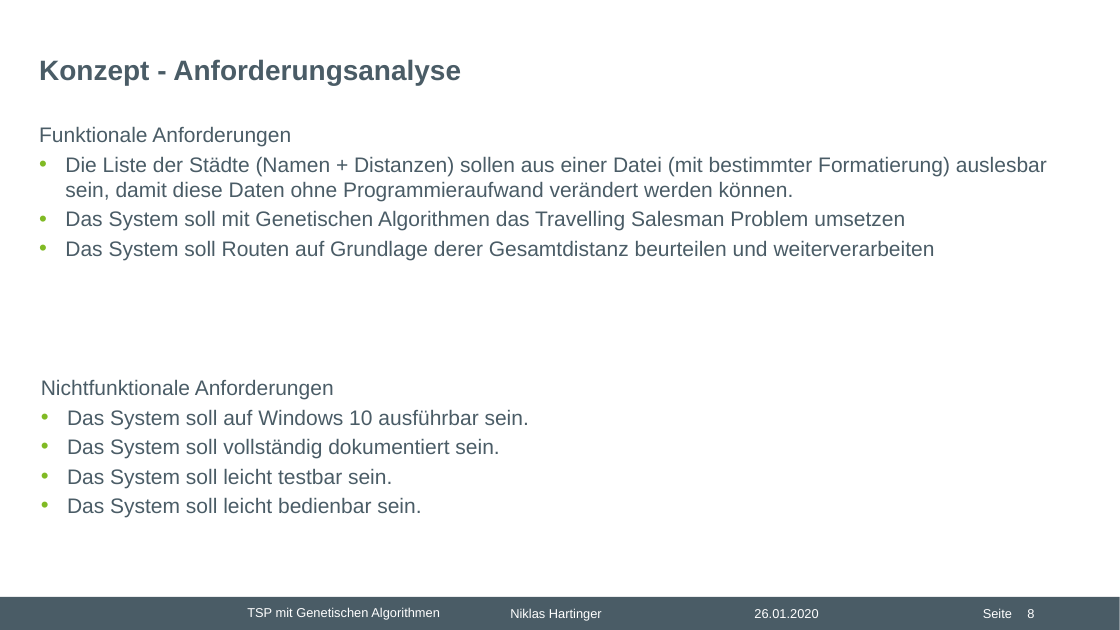
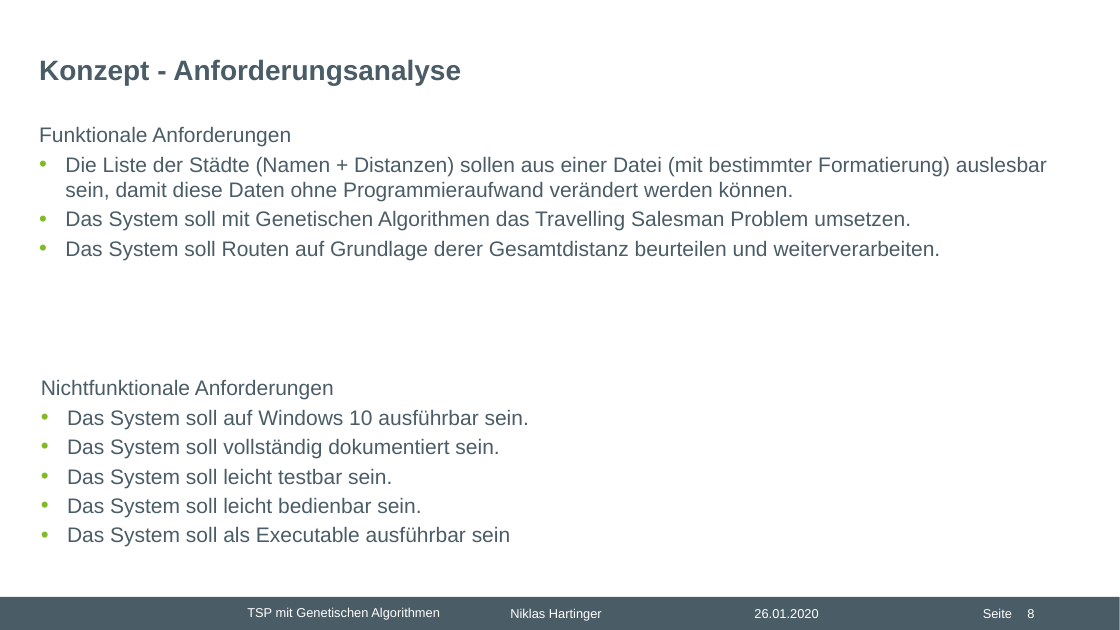
Before and after one commit to nhrt/Genetic-Algorithms, a slide deck: slide 8 of Projektvortrag/Präsentation Projektvortrag.pptx. Drawn at 1120x630 pixels with LibreOffice and Linux fonts; fonts in the diff are those of the drawing; background and template pictures are left out. Boxes give left, top, right and bottom in pixels: in the first picture for what was removed or moved away, otherwise in the second. Text is boxed around its words. In the diff, an @@ line names an element or a change of style, - is before the commit and + after.

```diff
--- a/Projektvortrag/Präsentation Projektvortrag.pptx
+++ b/Projektvortrag/Präsentation Projektvortrag.pptx
@@ text at [65, 211, 941, 260]: text changed @@
-• Das System soll mit Genetischen Algorithmen das Travelling Salesman Problem umsetzen
-• Das System soll Routen auf Grundlage derer Gesamtdistanz beurteilen und weiterverarbeiten
+• Das System soll mit Genetischen Algorithmen das Travelling Salesman Problem umsetzen.
+• Das System soll Routen auf Grundlage derer Gesamtdistanz beurteilen und weiterverarbeiten.
@@ text at [67, 527, 510, 547]: paragraph added @@
+• Das System soll als Executable ausführbar sein
```
Also in this commit, not shown: 6 other slides changed, 2 other files.
